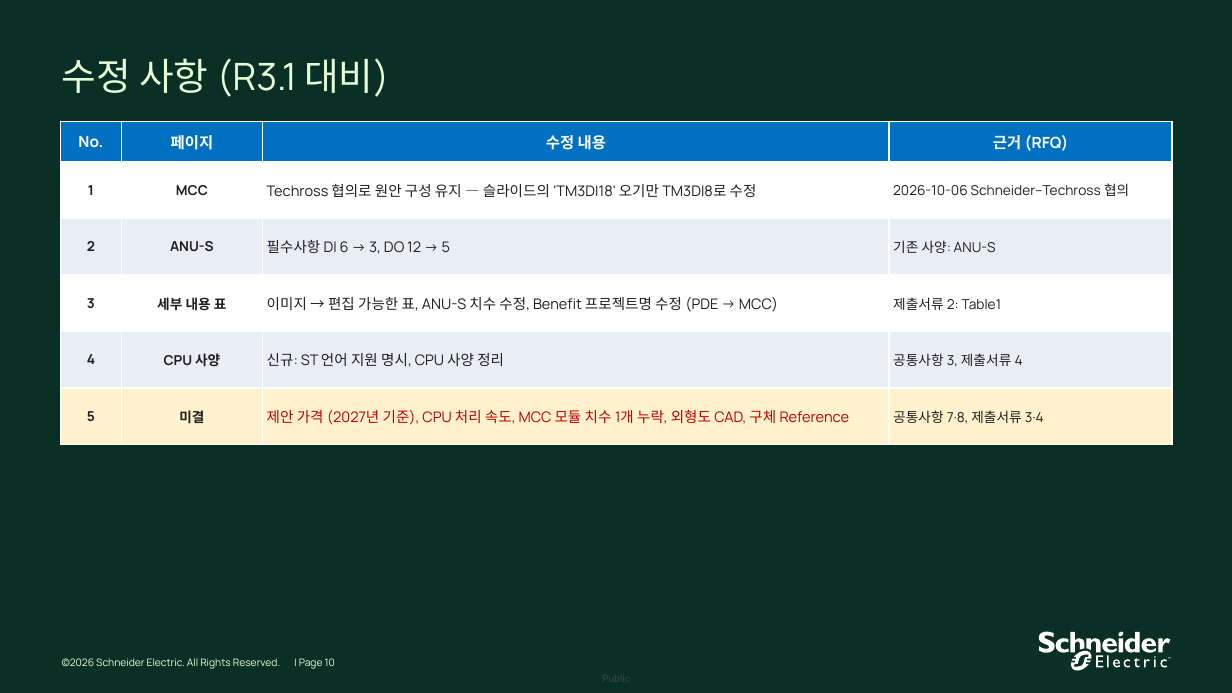
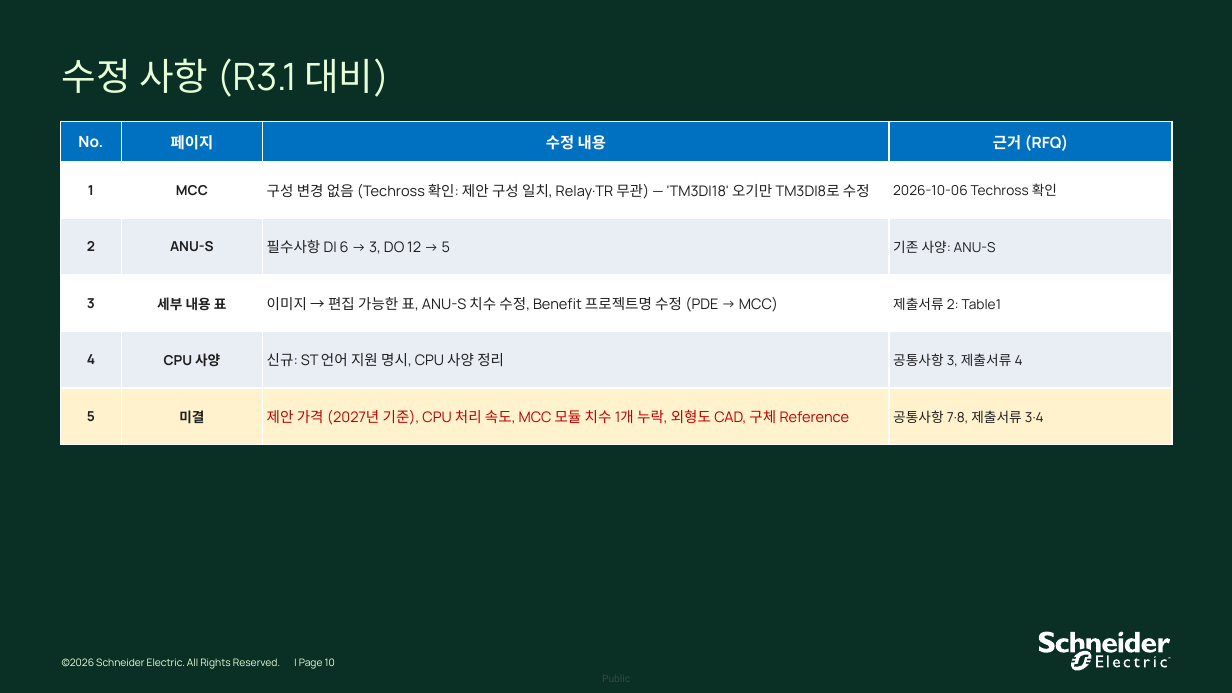
Before and after one commit to bmk3037/New-Project, a slide deck: slide 10 of Schneider_PLC_Configuration_Techross_수정본.pptx. Drawn at 1232x693 pixels with LibreOffice and Linux fonts; fonts in the diff are those of the drawing; background and template pictures are left out. Boxes give left, top, right and bottom in pixels: in the first picture for what was removed or moved away, otherwise in the second. Text is boxed around its words. In the diff, an @@ line names an element or a change of style, - is before the commit and + after.

```diff
--- a/Schneider_PLC_Configuration_Techross_수정본.pptx
+++ b/Schneider_PLC_Configuration_Techross_수정본.pptx
@@ table at [60,121,1173,444] @@
-row 2, column 3: Techross 협의로 원안 구성 유지 — 슬라이드의 'TM3DI18' 오기만 TM3DI8로 수정
+row 2, column 3: 구성 변경 없음 (Techross 확인: 제안 구성 일치, Relay·TR 무관) — 'TM3DI18' 오기만 TM3DI8로 수정
-row 2, column 4: 2026-10-06 Schneider–Techross 협의
+row 2, column 4: 2026-10-06 Techross 확인
```
Also in this commit, not shown: 1 other file.
